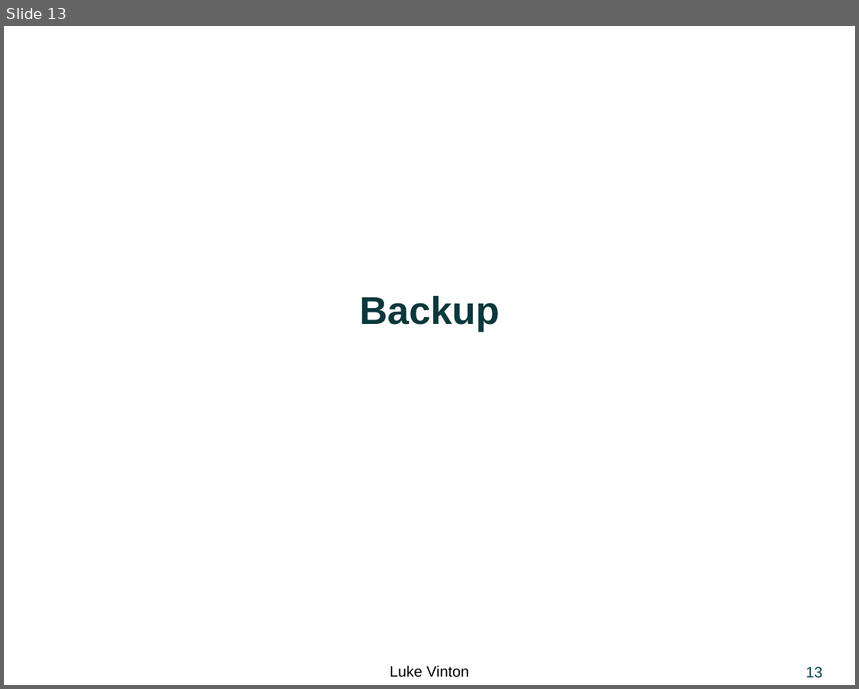
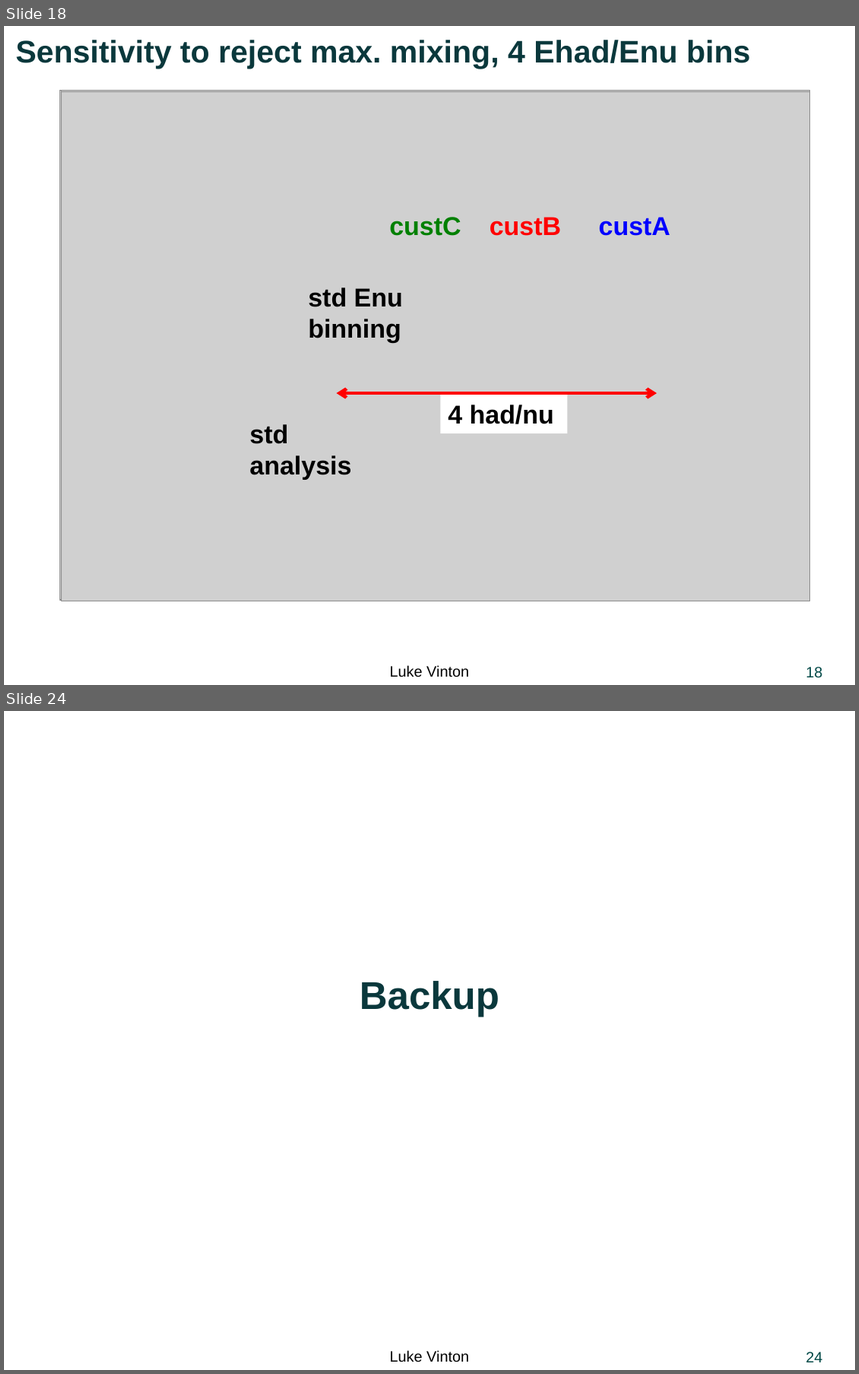
Before and after one commit to LukeJVinton/Thesis-, a slide deck: Presentations/NumuCollabMeeting_resBinning_energyBinShare_CustomBinning.pptx. Shown one above the other, each under a label of ours: slide 13 before the commit, slides 18 and 24 after it; the slides between them are not shown. The pictures are 859x689 and 859x1374 pixels, drawn with LibreOffice and Linux fonts; fonts in the diff are those of the drawing; grey boxes stand for pictures; background and template pictures are left out. Boxes give left, top, right and bottom in pixels: in the first picture for what was removed or moved away, otherwise in the second. Text is boxed around its words. In the diff, an @@ line names an element or a change of style, - is before the commit and + after.

```diff
--- a/Presentations/NumuCollabMeeting_resBinning_energyBinShare_CustomBinning.pptx
+++ b/Presentations/NumuCollabMeeting_resBinning_energyBinShare_CustomBinning.pptx
@@ slide 18 added at box(4, 26, 855, 685), background #FFFFFF; not listed: 2 template elements that a slide beside it also shows @@
@@ text added at box(15, 40, 750, 69), 29 pt, text #0A383C, bold @@
+Sensitivity to reject max. mixing, 4 Ehad/Enu bins
@@ picture added at box(59, 91, 809, 599) @@
@@ picture added at box(59, 91, 809, 599) @@
@@ picture added at box(60, 91, 809, 600) @@
@@ picture added at box(61, 91, 809, 599) @@
@@ picture added at box(61, 91, 810, 599) @@
@@ picture added at box(61, 92, 810, 601) @@
@@ picture added at box(62, 91, 809, 599) @@
@@ picture added at box(62, 91, 809, 600) @@
@@ text added at box(389, 217, 461, 236), 24 pt, text #008000, bold @@
+custC
@@ text added at box(490, 217, 561, 236), 24 pt, text #FF0000, bold @@
+custB
@@ text added at box(599, 217, 671, 236), 24 pt, text #0000FF, bold @@
+custA
@@ text added at box(308, 287, 403, 342), 24 pt, text #000000, bold @@
+std Enu binning
@@ double arrow added from (336, 393) to (657, 393), #FF0000 3 pt @@
@@ rectangle added at box(440, 395, 567, 433), fill #FFFFFF, 24 pt, text #000000, bold @@
+4 had/nu
@@ text added at box(249, 424, 351, 480), 24 pt, text #000000, bold @@
+std analysis
@@ what was slide 13 is now slide 24 @@
@@ page number at box(806, 1352, 823, 1362): text changed @@
-13
+24
```
Also in this commit, not shown: 5 slides changed, 16 other slides added, 2 slides removed.
